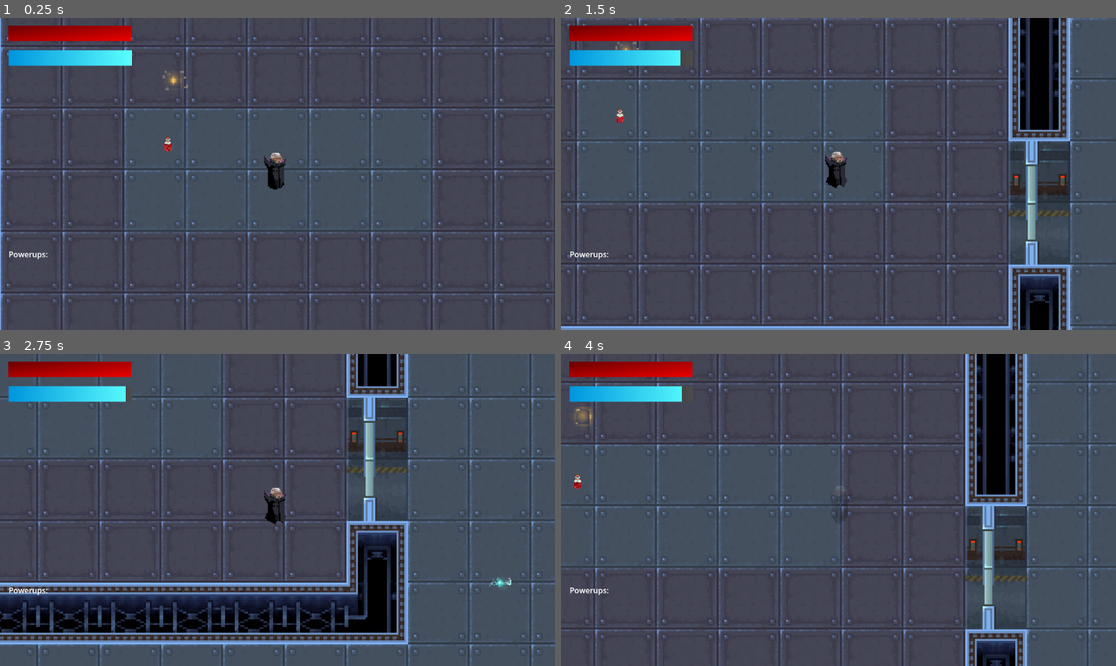
Above: before the commit, frames 1-4 (two rows, left to right).
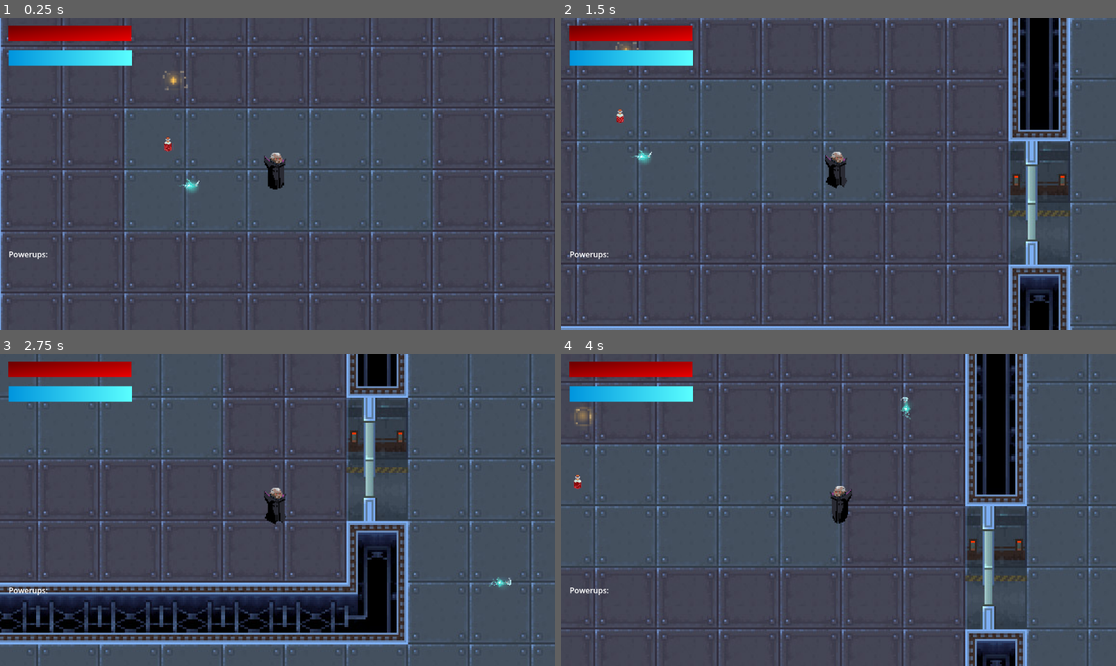
Above: after the commit, the same moments.

Repository: brianxiaodev/bloodmoon
Game: Godot game, scene res://scenes/intro_video.tscn
Two runs of this game, one before a commit and one after it. Both use one fixed random seed, a clock stepped at 60 frames per second and the inputs below. Video files are missing from this copy of the repository; at most half a second of black plays in their place.
Inputs:
- Up to frame 1 (0.25 s): no input
- Up to frame 2 (1.5 s): tap Enter (ui_accept) at 0.5, 0.77, 0.8, 1.07, 1.35 s; hold Right (ui_right) 0.53-1.28 s; hold Z (stealth) 0.53-1.28 s; hold Down (ui_down) from 1.28 s (still down)
- Up to frame 3 (2.75 s): tap Enter (ui_accept) at 1.52, 1.82, 2.3 s; tap Z (stealth) at 1.55 s; release Down (ui_down) at 2.03 s; hold Right (ui_right) from 2.03 s (still down); hold Shift (dash) from 2.03 s (still down)
- Up to frame 4 (4 s): release Right (ui_right) at 2.78 s; release Shift (dash) at 2.78 s; hold Up (ui_up) 2.78-3.53 s; tap Space (shoot) at 2.85 s; tap Enter (ui_accept) at 3.02, 3.32, 3.77, 3.8 s; tap Z (stealth) at 3.05 s; hold Left (ui_left) from 3.53 s (still down); hold Z (stealth) from 3.53 s (still down)

The runs differ from the first frame. In frame 1, less than 0.1% of the frame differs, in the area x 32-36%, y 51-57%; in frame 2, 0.2%; in frame 3, less than 0.1%; in frame 4, 0.5%, in the area x 21-64%, y 10-55%.

Commit message:
fixed bat weapon detection, added life steal mechanic

Diff:
--- a/scenes/bats.tscn
+++ b/scenes/bats.tscn
@@ -48,6 +48,8 @@
 size = Vector2(27, 12)
 
 [node name="Bats" type="Area2D"]
+collision_layer = 5
+collision_mask = 15
 script = ExtResource("1_1o4ep")
 
 [node name="AnimatedSprite2D" type="AnimatedSprite2D" parent="."]
@@ -60,5 +62,7 @@
 shape = SubResource("RectangleShape2D_eeqqe")
 
 [node name="KillTimer" type="Timer" parent="."]
+wait_time = 2.0
 
+[connection signal="body_entered" from="." to="." method="_on_body_entered"]
 [connection signal="timeout" from="KillTimer" to="." method="_on_kill_timer_timeout"]
--- a/scenes/blood_moon.tscn
+++ b/scenes/blood_moon.tscn
@@ -24,12 +24,10 @@
 zoom = Vector2(2, 2)
 
 [node name="Bullet" parent="." instance=ExtResource("6_3kn01")]
+visible = true
 
 [node name="Bats" parent="." instance=ExtResource("8_punxx")]
-visible = false
 position = Vector2(-519, -191)
-collision_layer = 5
-collision_mask = 5
 
 [node name="BulletManager" type="Node2D" parent="."]
 script = ExtResource("4_q6r7r")
--- a/scripts/bats.gd
+++ b/scripts/bats.gd
@@ -1,11 +1,13 @@
 extends Area2D
-class_name  bats
+class_name Bats
 
-@export var speed: float = 100
+@export var speed: float = 150
+@export var damage: int = 10
+@export var heal_amount: int = 5
 @onready var kill_timer = $KillTimer
 
 var direction: Vector2 = Vector2.ZERO
-var ignore_body: Node2D = null  # ← Who fired the bullet
+var ignore_body: Node2D = null  # Who fired the bat (likely the vampire)
 
 
 func _ready() -> void:
@@ -16,18 +18,31 @@
 	if direction != Vector2.ZERO:
 		position += direction.normalized() * speed * delta
 
-
 func set_direction(dir : Vector2) -> void:
 	direction = dir
 	rotation += direction.angle()
-
 
 func _on_kill_timer_timeout() -> void:
 	queue_free()
 
 func _on_body_entered(body: Node2D) -> void:
+	print("BAT ENTERED BODY")
 	if body == ignore_body:
 		return
+	if body.is_in_group("Playerdetection"):
+		print("Hit PlayerDetectionZone — ignored")
+		return
 	if body.has_method("handle_hit"):
+		if body is Vampire and body.is_stealth:
+			print("Bat ignored stealth Vampire")
+			return
+		print("Calling handle_hit() on", body.name)
 		body.handle_hit()
+		heal_player()
 		queue_free()
+	else:
+		print("Hit", body.name, "but no handle_hit method")
+
+func heal_player() -> void:
+	if ignore_body and ignore_body.has_method("heal"):
+		ignore_body.heal(heal_amount)
--- a/scripts/healthpotion.gd
+++ b/scripts/healthpotion.gd
@@ -7,5 +7,8 @@
 	$AnimatedSprite2D.play()
 
 func _on_body_entered(body: Node2D) -> void:
-	body.heal(heal_amount)
-	queue_free()
+	if player:
+		print("found player")
+	if body == player:
+		body.heal(heal_amount)
+		queue_free()
--- a/scripts/vampire.gd
+++ b/scripts/vampire.gd
@@ -49,6 +49,7 @@
 
 
 func _ready():
+	bats_active = true
 	pass
 
 func _physics_process(_delta: float) -> void:
@@ -160,6 +161,8 @@
 	pass
 
 func start_stealth():
+	if not shadow_active:
+		return
 	if current_stealth_meter > 0 and not is_stealth:
 		print("start repeated")
 		is_stealth = true
Not shown: 1 places in scenes/bats.tscn that only renumber resources
